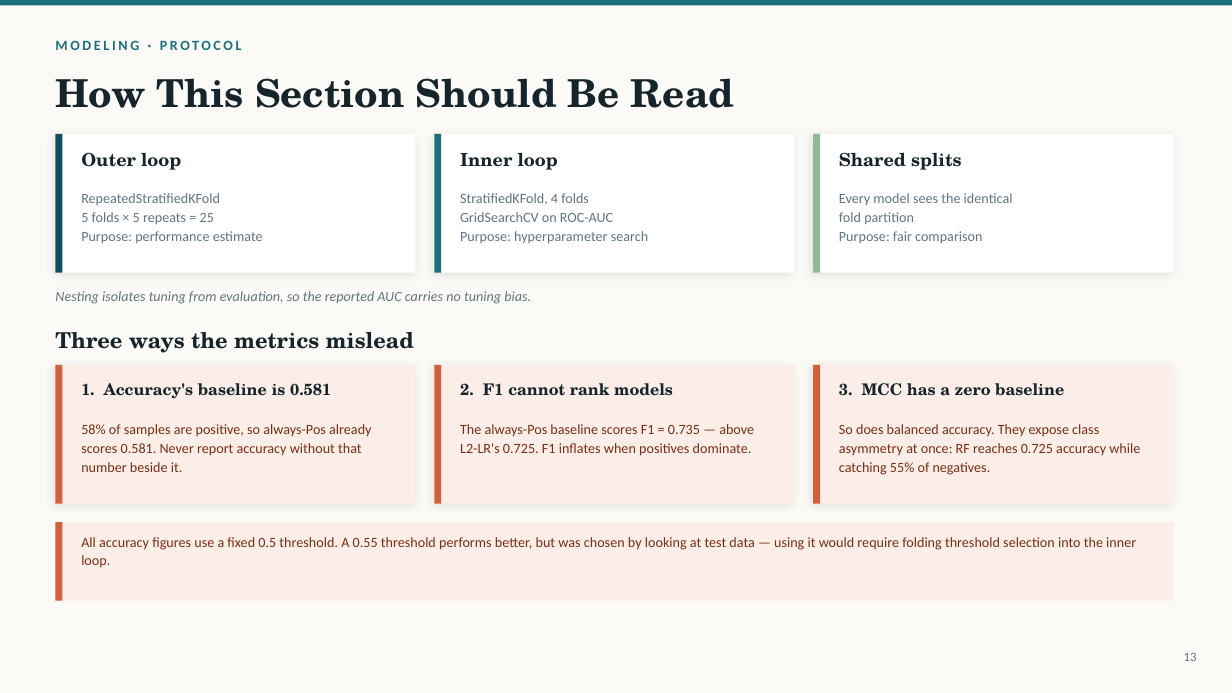
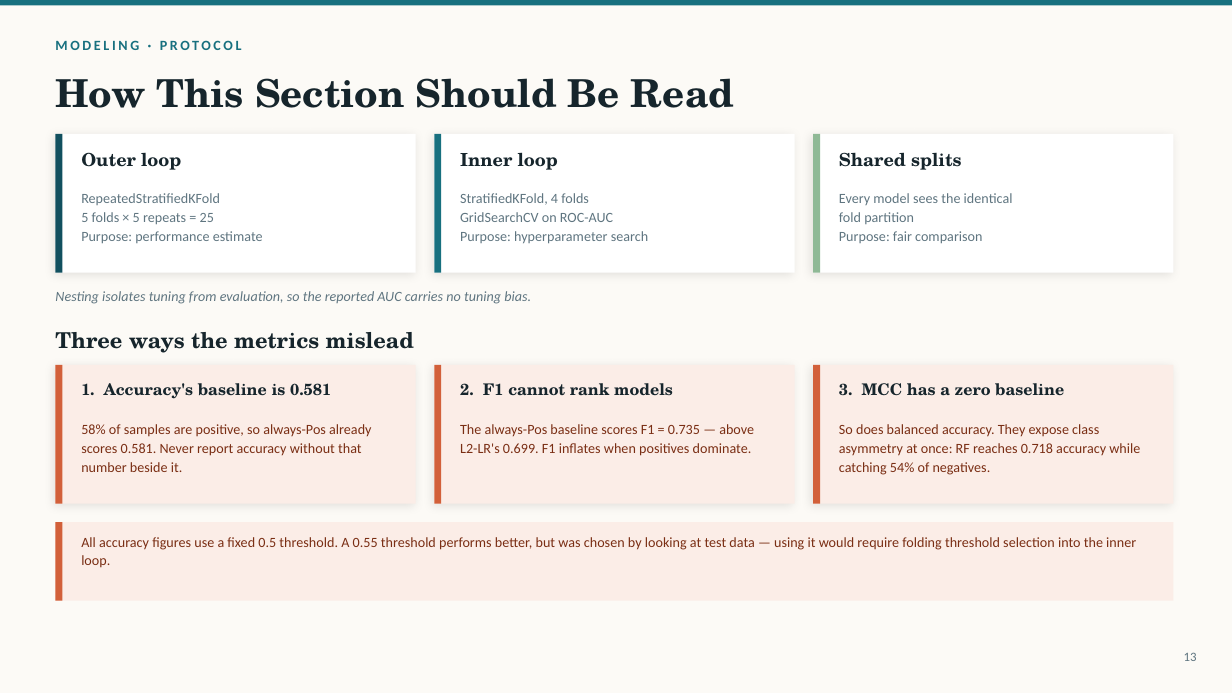
Before and after one commit to pengsihua2023/Christina-machine-learning-project, a slide deck: slide 13 of slides/Influenza_Microbiome_ML_Overview.pptx. Drawn at 1232x693 pixels with LibreOffice and Linux fonts; fonts in the diff are those of the drawing. Boxes give left, top, right and bottom in pixels: in the first picture for what was removed or moved away, otherwise in the second. Text is boxed around its words. In the diff, an @@ line names an element or a change of style, - is before the commit and + after.

```diff
--- a/slides/Influenza_Microbiome_ML_Overview.pptx
+++ b/slides/Influenza_Microbiome_ML_Overview.pptx
@@ text at <box>460,424,754,456</box>: text changed @@
-The always-Pos baseline scores F1 = 0.735 — above L2-LR's 0.725. F1 inflates when positives dominate.
+The always-Pos baseline scores F1 = 0.735 — above L2-LR's 0.699. F1 inflates when positives dominate.
@@ text at <box>839,424,1140,475</box>: text changed @@
-So does balanced accuracy. They expose class asymmetry at once: RF reaches 0.725 accuracy while catching 55% of negatives.
+So does balanced accuracy. They expose class asymmetry at once: RF reaches 0.718 accuracy while catching 54% of negatives.
```
Also in this commit, not shown: 6 other slides changed, 25 other files.
